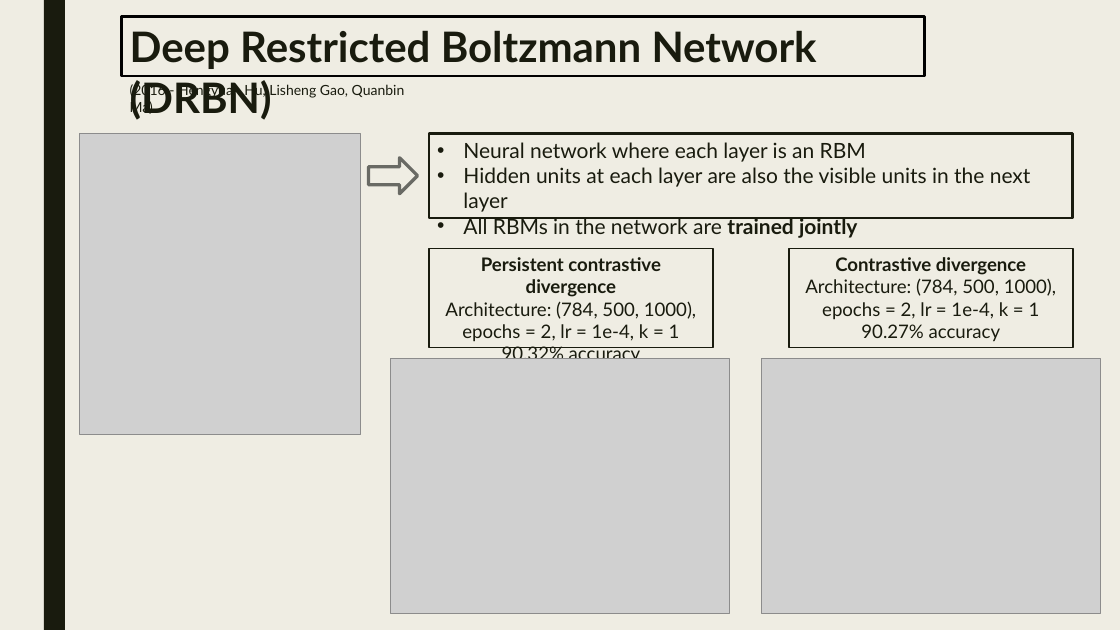
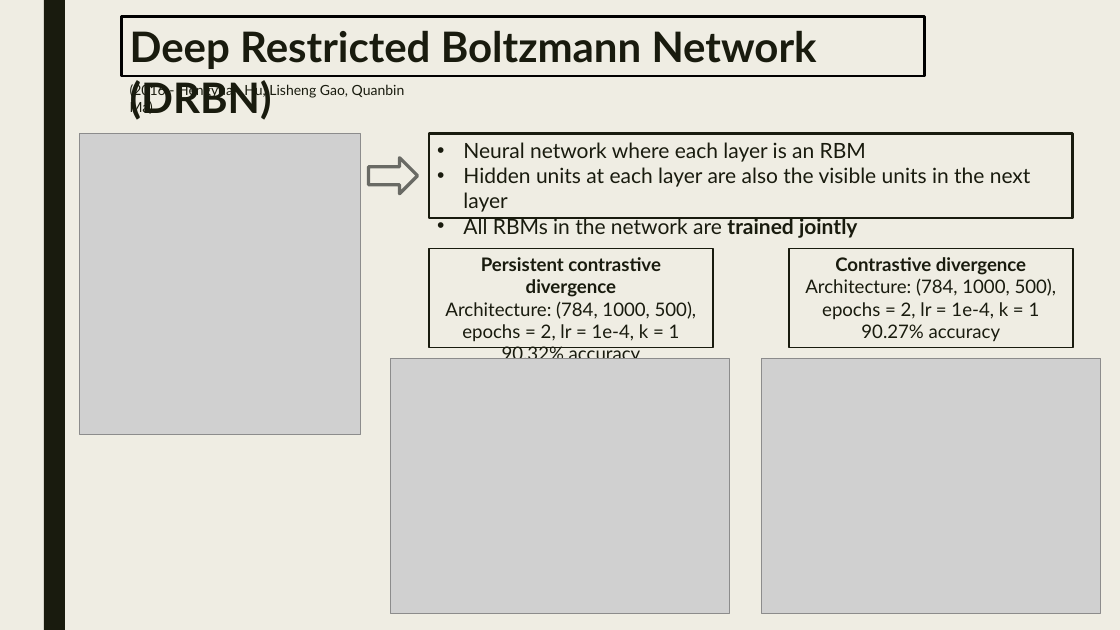
Before and after one commit to AlexPasqua/ISPR-midterms, a slide deck: slide 4 of midterm2/midterm2_presentation.pptx. Drawn at 1120x630 pixels with LibreOffice and Linux fonts; fonts in the diff are those of the drawing; grey boxes stand for pictures. Boxes give left, top, right and bottom in pixels: in the first picture for what was removed or moved away, otherwise in the second. Text is boxed around its words. In the diff, an @@ line names an element or a change of style, - is before the commit and + after.

```diff
--- a/midterm2/midterm2_presentation.pptx
+++ b/midterm2/midterm2_presentation.pptx
@@ text in rectangle at [805,278,1057,320]: text changed @@
-Architecture: (784, 500, 1000), epochs = 2, lr = 1e-4, k = 1
+Architecture: (784, 1000, 500), epochs = 2, lr = 1e-4, k = 1
@@ text in rectangle at [445,301,697,342]: text changed @@
-Architecture: (784, 500, 1000), epochs = 2, lr = 1e-4, k = 1
+Architecture: (784, 1000, 500), epochs = 2, lr = 1e-4, k = 1
```
Also in this commit, not shown: 7 other files.
